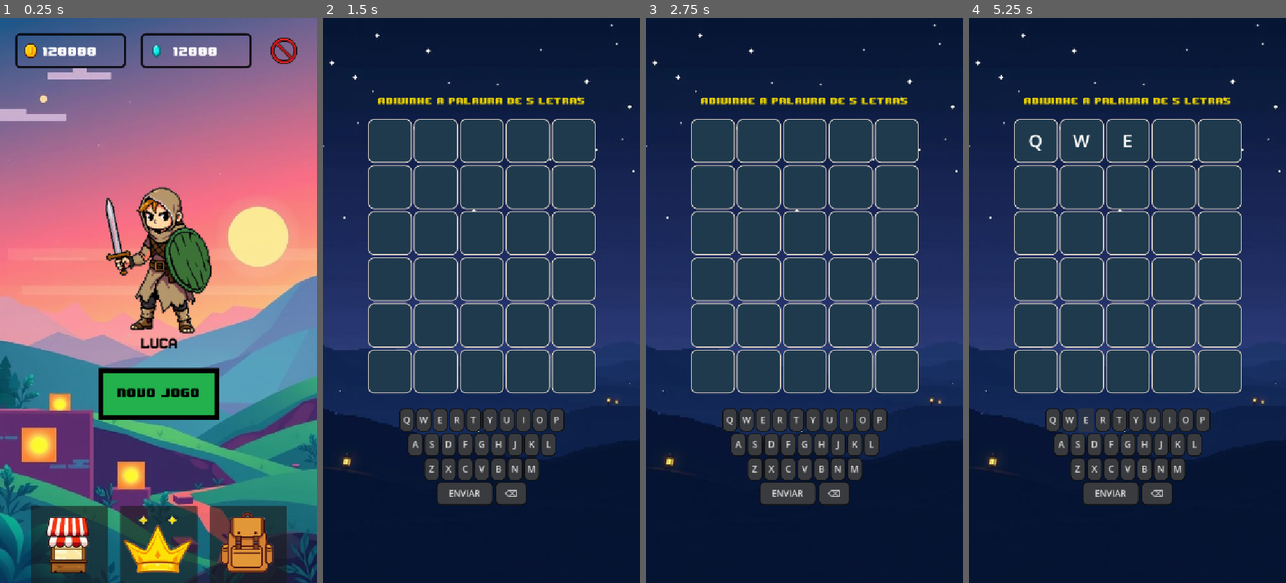
Above: before the commit, frames 1-4 (left to right).
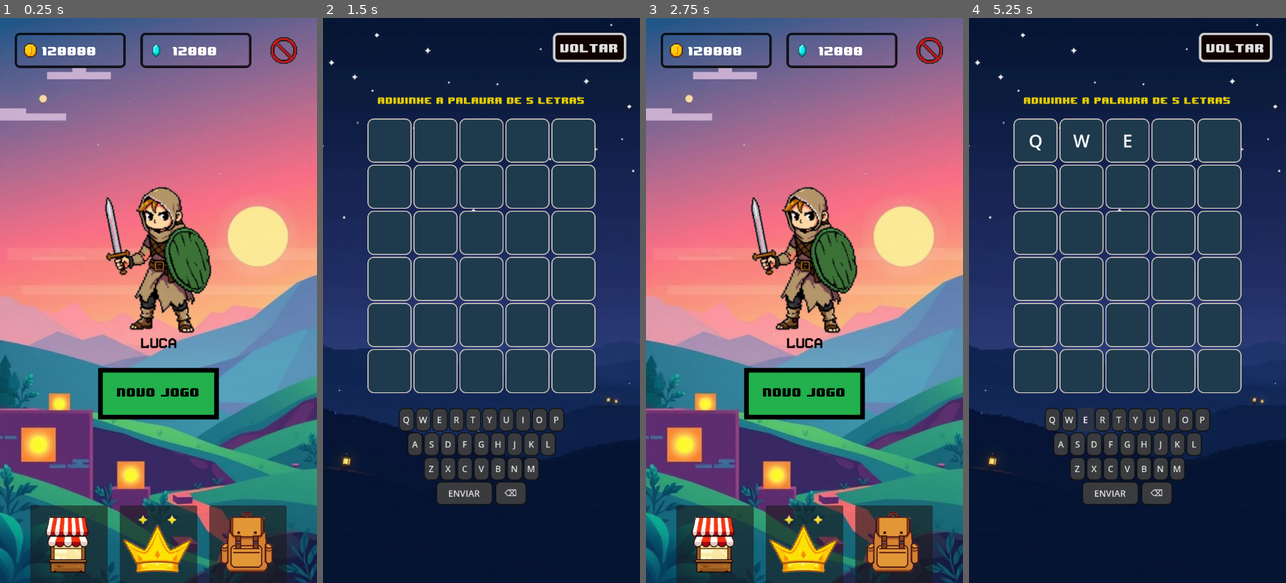
Above: after the commit, the same moments.

Repository: cryptofabrikah-oss/wordmix
Game: Godot game, scene res://scenes/Start.tscn
Same seed, same stepped clock (60 frames per second), same inputs: the game is played once before the commit and once after it.
Inputs (mouse positions are in pixels of both pictures, inside the frame that each line leads up to):
- Up to frame 1 (0.25 s): no input
- Up to frame 2 (1.5 s): click (608, 51) at 0.5 s; click "LUCA" at 1.25 s
- Up to frame 3 (2.75 s): click (912, 46) at 2 s, where only the run after the commit has a clickable "VOLTAR"
- Up to frame 4 (5.25 s): click (1038, 543) at 2.77 s; click "Q" at 3.5 s; click "W" at 4.25 s; click "E" at 5 s

The runs differ from the first frame. In frame 1, 5.0% of the frame differs, in the area x 0-100%, y 2-100%; in frame 2, 6.9%; in frame 3, 99%, in the area x 0-100%, y 0-100%; in frame 4, 7.0%.

Commit message:
back button MAIN

Diff:
--- a/project.godot
+++ b/project.godot
@@ -18,7 +18,7 @@
 
 window/size/viewport_width=648
 window/size/viewport_height=1152
-window/stretch/mode="canvas_items"
+window/stretch/mode="viewport"
 
 [rendering]
 
--- a/scenes/Main.tscn
+++ b/scenes/Main.tscn
@@ -1,9 +1,21 @@
-[gd_scene load_steps=5 format=3 uid="uid://2h7ord5se505"]
+[gd_scene load_steps=7 format=3 uid="uid://2h7ord5se505"]
 
 [ext_resource type="Script" uid="uid://dx21vexej28fv" path="res://scripts/Main.gd" id="1"]
 [ext_resource type="Texture2D" uid="uid://bcjhrl03jnufo" path="res://assets/game.jpeg" id="2_0bbpv"]
 [ext_resource type="PackedScene" uid="uid://bmk4fwq4qm5nm" path="res://scenes/Keyboard.tscn" id="3"]
 [ext_resource type="FontFile" uid="uid://c35u4i2axngsu" path="res://fonts/8-BIT WONDER.TTF" id="3_rarhs"]
+[ext_resource type="Theme" uid="uid://crbnt5dn6w7by" path="res://themes/new_theme.tres" id="5_vcsgt"]
+
+[sub_resource type="StyleBoxFlat" id="StyleBoxFlat_c01mt"]
+bg_color = Color(0.0627451, 0.00392157, 0.00392157, 1)
+border_width_left = 5
+border_width_top = 5
+border_width_right = 5
+border_width_bottom = 5
+corner_radius_top_left = 10
+corner_radius_top_right = 10
+corner_radius_bottom_right = 10
+corner_radius_bottom_left = 10
 
 [node name="Main" type="Control"]
 layout_mode = 3
@@ -48,3 +60,33 @@
 layout_mode = 2
 size_flags_horizontal = 4
 theme_override_constants/separation = 2
+
+[node name="ButtonPanel" type="Panel" parent="."]
+custom_minimum_size = Vector2(150, 60)
+layout_mode = 1
+anchors_preset = 1
+anchor_left = 1.0
+anchor_right = 1.0
+offset_left = -178.0
+offset_top = 30.0
+offset_right = -28.0
+offset_bottom = 90.0
+grow_horizontal = 0
+theme_override_styles/panel = SubResource("StyleBoxFlat_c01mt")
+
+[node name="backbutton" type="Button" parent="ButtonPanel"]
+layout_mode = 1
+anchors_preset = 8
+anchor_left = 0.5
+anchor_top = 0.5
+anchor_right = 0.5
+anchor_bottom = 0.5
+offset_left = -64.0
+offset_top = -14.0
+offset_right = 64.0
+offset_bottom = 14.0
+grow_horizontal = 2
+grow_vertical = 2
+theme = ExtResource("5_vcsgt")
+text = "VOLTAR"
+flat = true
--- a/scenes/Rank.tscn
+++ b/scenes/Rank.tscn
@@ -14,7 +14,7 @@
 grow_vertical = 2
 script = ExtResource("1_g8rdk")
 
-[node name="Background2" type="TextureRect" parent="."]
+[node name="Background" type="TextureRect" parent="."]
 layout_mode = 0
 offset_left = -38.0
 offset_top = -60.0
--- a/scripts/Main.gd
+++ b/scripts/Main.gd
@@ -8,6 +8,7 @@
 @onready var grid: GridContainer = $VBox/Grid
 @onready var status_lbl: Label = $VBox/Status
 @onready var keyboard: Node = $VBox/Keyboard
+@onready var backbutton: Button = $ButtonPanel/backbutton
 
 
 var answer: String = ""
@@ -21,6 +22,7 @@
 var rng: RandomNumberGenerator = RandomNumberGenerator.new()
 
 func _ready() -> void:
+	backbutton.pressed.connect(_on_backbutton_pressed)
 	# Load words
 	var f: FileAccess = FileAccess.open("res://data/words.txt", FileAccess.READ)
 	var content: String = f.get_as_text()
@@ -192,3 +194,6 @@
 	status_lbl.modulate = Color(1, 0.7, 0.7, 1)
 	await get_tree().create_timer(0.35).timeout
 	status_lbl.modulate = Color(1, 1, 1, 1)
+
+func _on_backbutton_pressed() -> void:
+	get_tree().call_deferred("change_scene_to_file", "res://scenes/Start.tscn")
